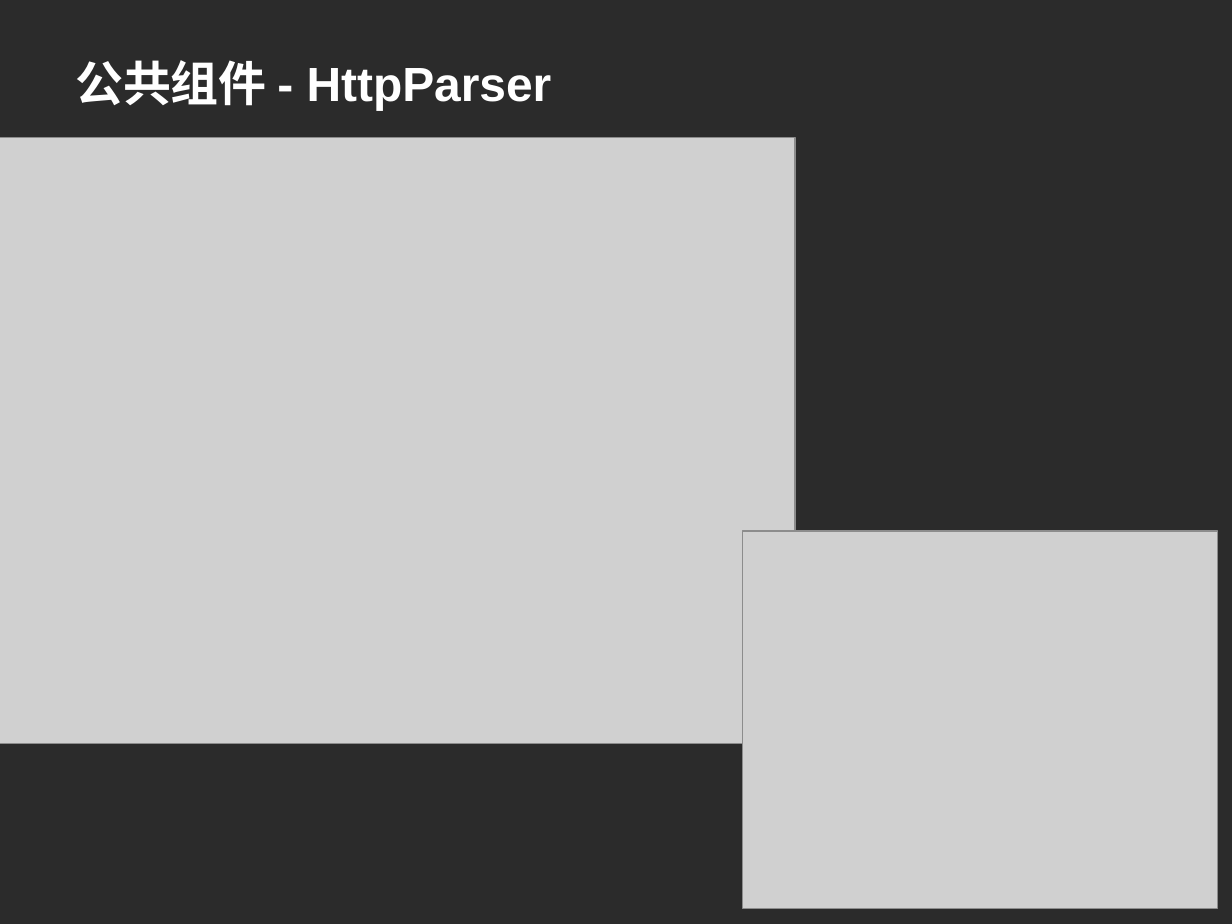
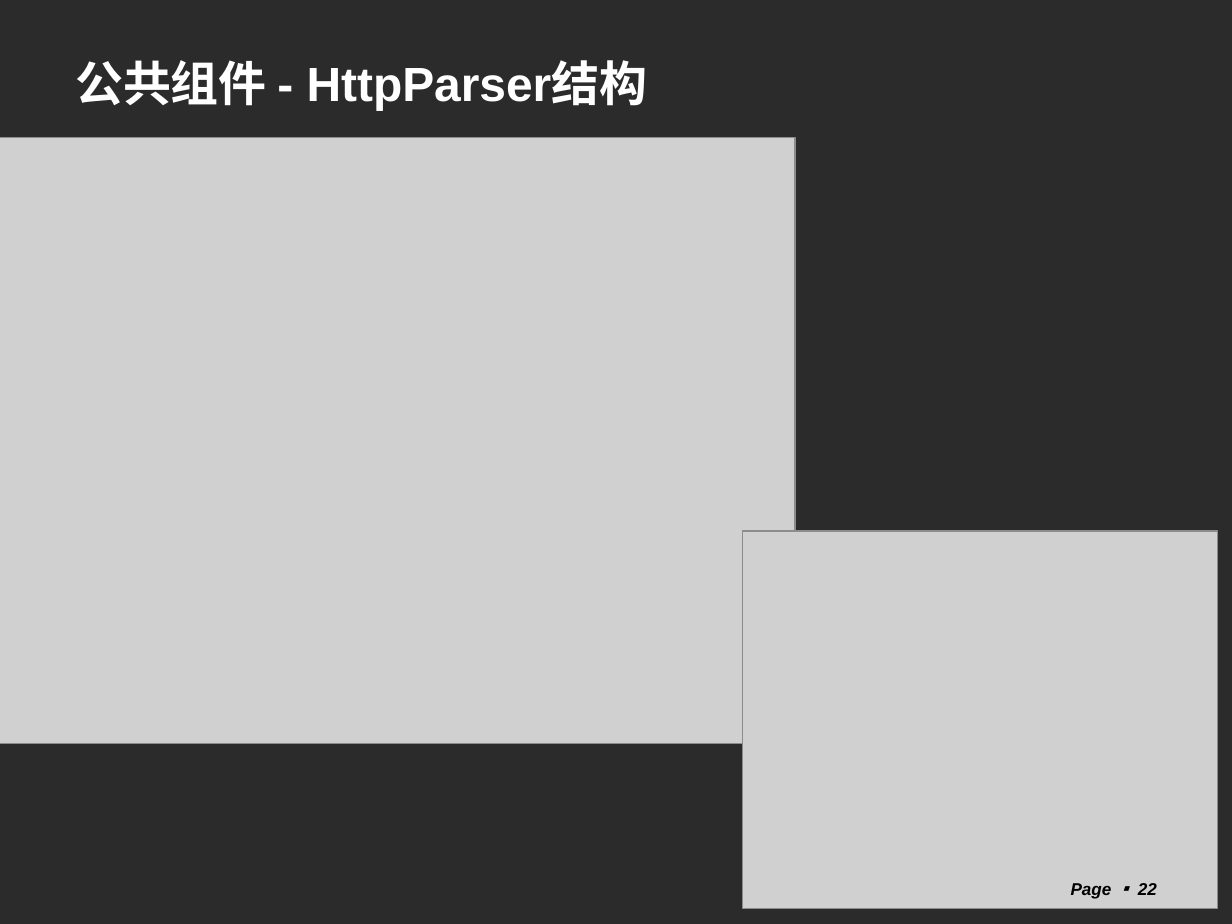
Before and after one commit to shtzr840329/mooon, a slide deck: slide 22 of distributed_platform/docs/mooon.ppt (slide 21 before the commit). Drawn at 1232x924 pixels with LibreOffice and Linux fonts; fonts in the diff are those of the drawing; grey boxes stand for pictures; background and template pictures are left out; a plain dark background stands for a picture behind light text. Boxes give left, top, right and bottom in pixels: in the first picture for what was removed or moved away, otherwise in the second. Text is boxed around its words. In the diff, an @@ line names an element or a change of style, - is before the commit and + after.

```diff
--- a/distributed_platform/docs/mooon.ppt
+++ b/distributed_platform/docs/mooon.ppt
@@ title at <box>75,60,647,110</box>: text changed @@
-公共组件 - HttpParser
+公共组件 - HttpParser结构
@@ page number added at <box>1071,883,1157,899</box>, 10 pt, text #000000, bold, italic @@
+Page ▪ 22
```
Also in this commit, not shown: 21 other slides changed, 5 slides added, 4 slides removed, 4 other files.
